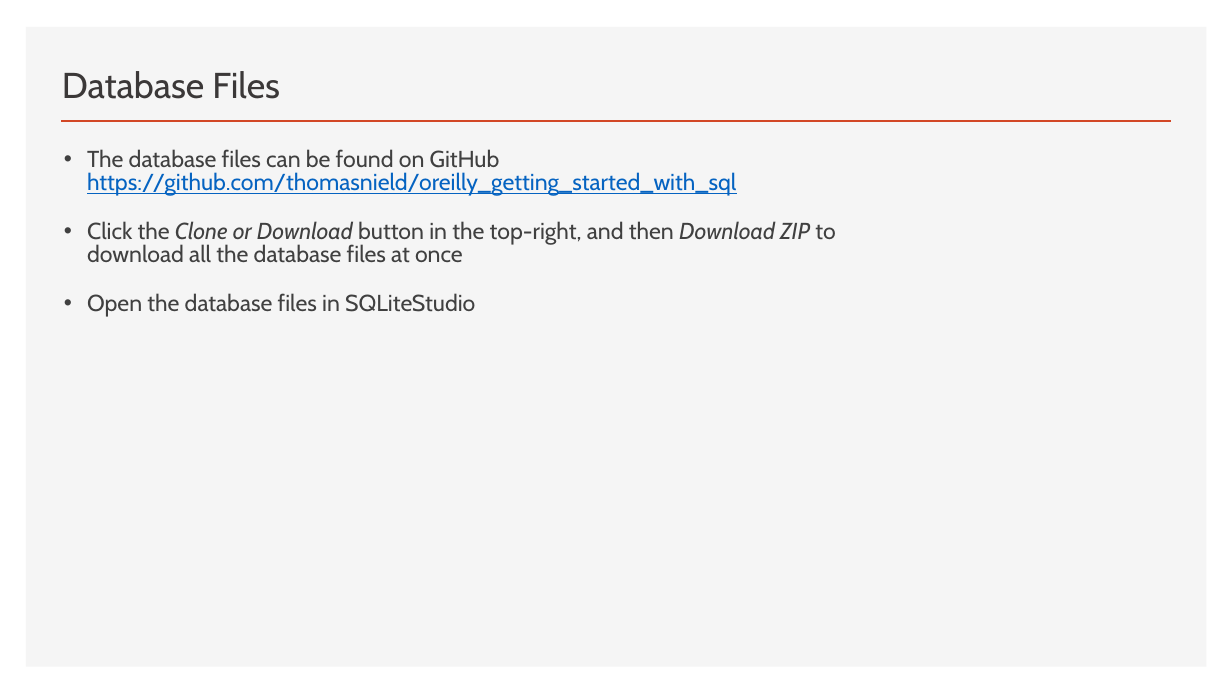
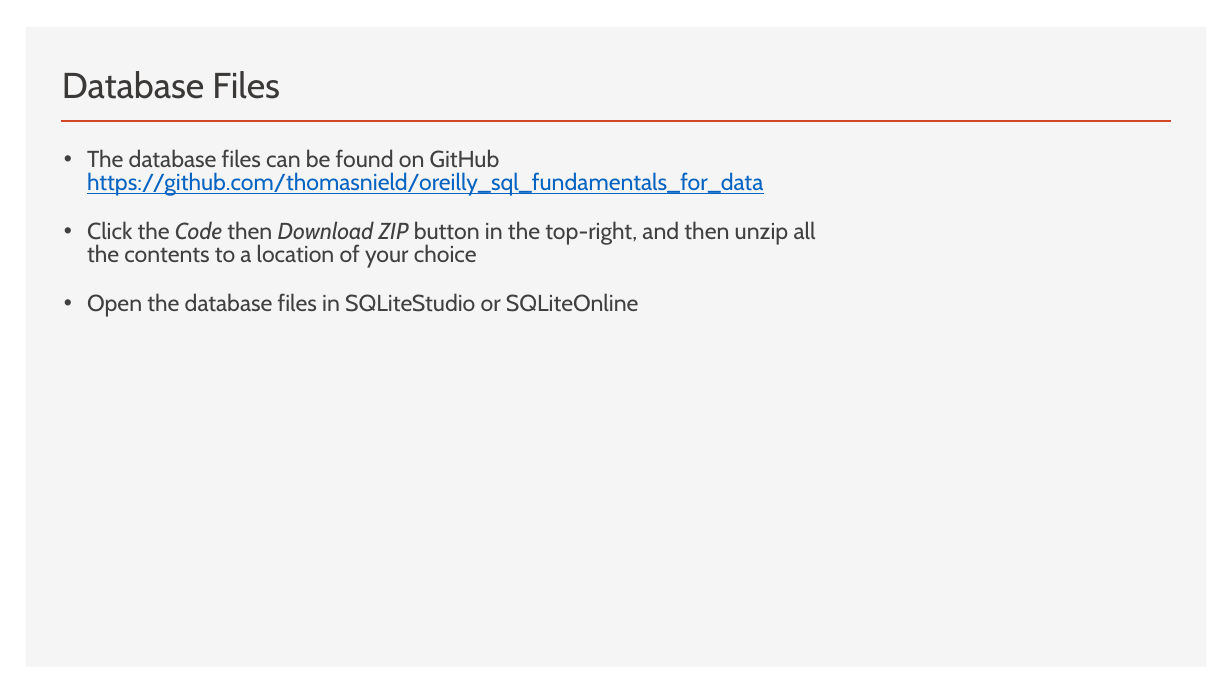
Before and after one commit to thomasnield/oreilly_sql_fundamentals_for_data, a slide deck: slide 29 of notes_and_slides/sql_fundamentals_slides.pptx (slide 28 before the commit). Drawn at 1232x693 pixels with LibreOffice and Linux fonts; fonts in the diff are those of the drawing. Boxes give left, top, right and bottom in pixels: in the first picture for what was removed or moved away, otherwise in the second. Text is boxed around its words. In the diff, an @@ line names an element or a change of style, - is before the commit and + after.

```diff
--- a/notes_and_slides/sql_fundamentals_slides.pptx
+++ b/notes_and_slides/sql_fundamentals_slides.pptx
@@ text at bbox=[87, 149, 816, 317]: text changed @@
-• The database files can be found on GitHub https://github.com/thomasnield/oreilly_getting_started_with_sql
-• Click the Clone or Download button in the top-right, and then Download ZIP to download all the database files at once
-• Open the database files in SQLiteStudio
+• The database files can be found on GitHub https://github.com/thomasnield/oreilly_sql_fundamentals_for_data
+• Click the Code then Download ZIP button in the top-right, and then unzip all the contents to a location of your choice
+• Open the database files in SQLiteStudio or SQLiteOnline
```
Also in this commit, not shown: 9 other slides changed, 1 slide added, 1 other file.
